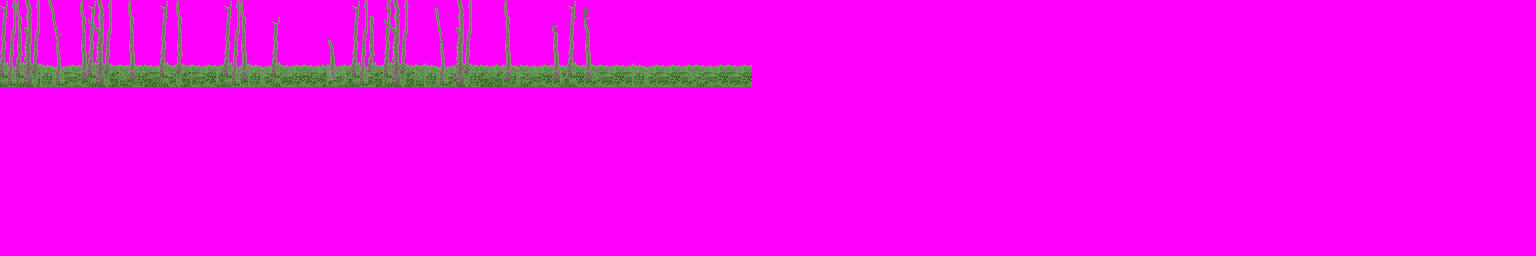
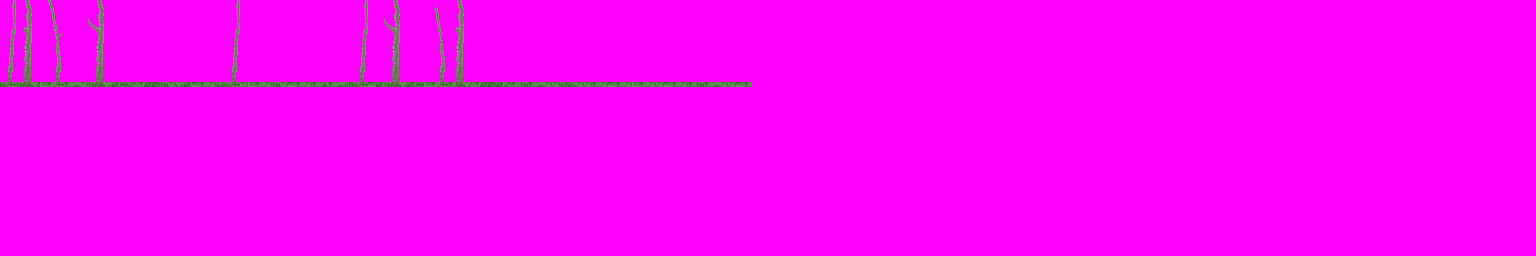
Layers edited between the first and the second 1536 x 256 image:
added layer "forrest_2" above "forrest_3" over [left=0, top=0, right=752, bottom=82]
renamed "forrest_2" to "forrest_3", hid it, painted on it over [left=0, top=0, right=752, bottom=82]
